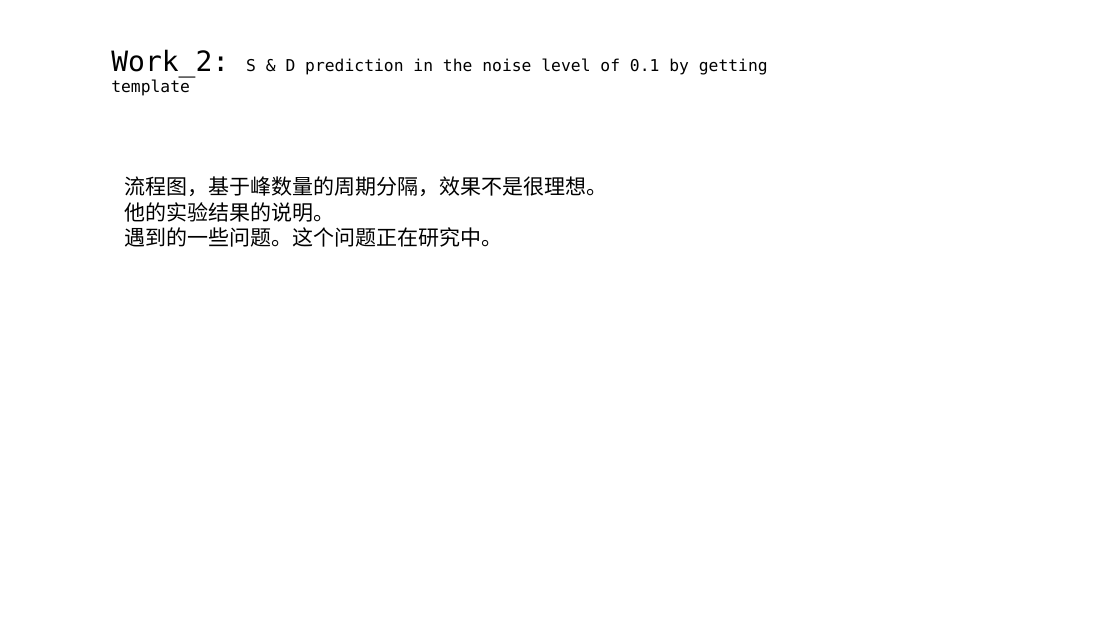
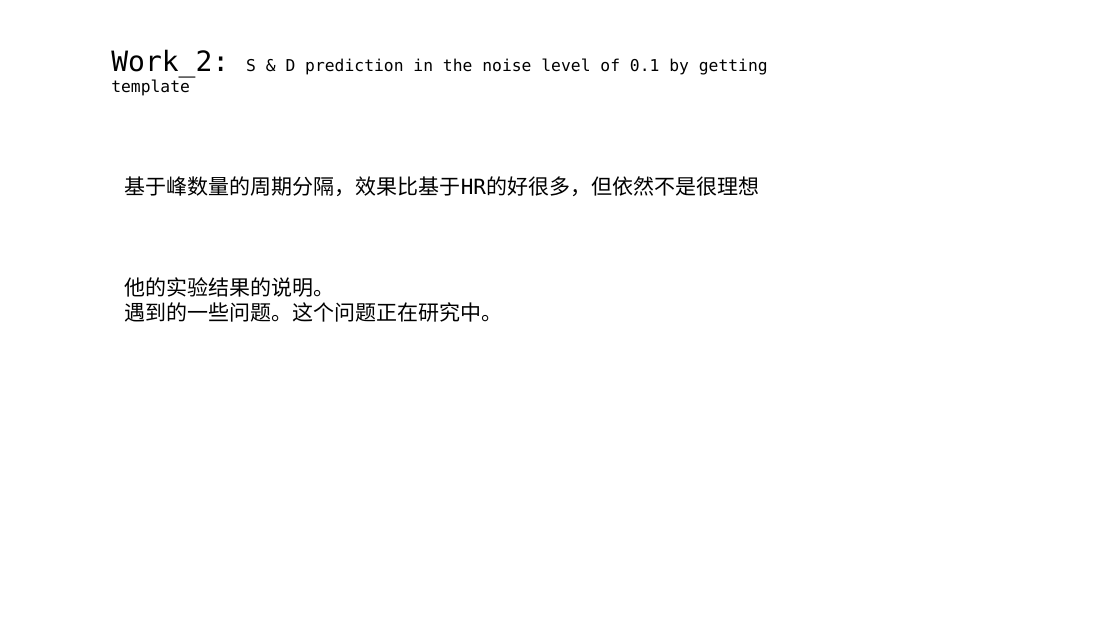
Before and after one commit to A-Big-Tortoise/Presentation, a slide deck: slide 9 of Presentation_828_JiayuChen.pptx (slide 7 before the commit). Drawn at 1120x630 pixels with LibreOffice and Linux fonts; fonts in the diff are those of the drawing. Boxes give left, top, right and bottom in pixels: in the first picture for what was removed or moved away, otherwise in the second. Text is boxed around its words. In the diff, an @@ line names an element or a change of style, - is before the commit and + after.

```diff
--- a/Presentation_828_JiayuChen.pptx
+++ b/Presentation_828_JiayuChen.pptx
@@ text at [125, 176, 759, 196]: text changed @@
-流程图，基于峰数量的周期分隔，效果不是很理想。
+基于峰数量的周期分隔，效果比基于HR的好很多，但依然不是很理想
```
Also in this commit, not shown: 5 other slides changed, 4 slides added, 2 slides removed.
